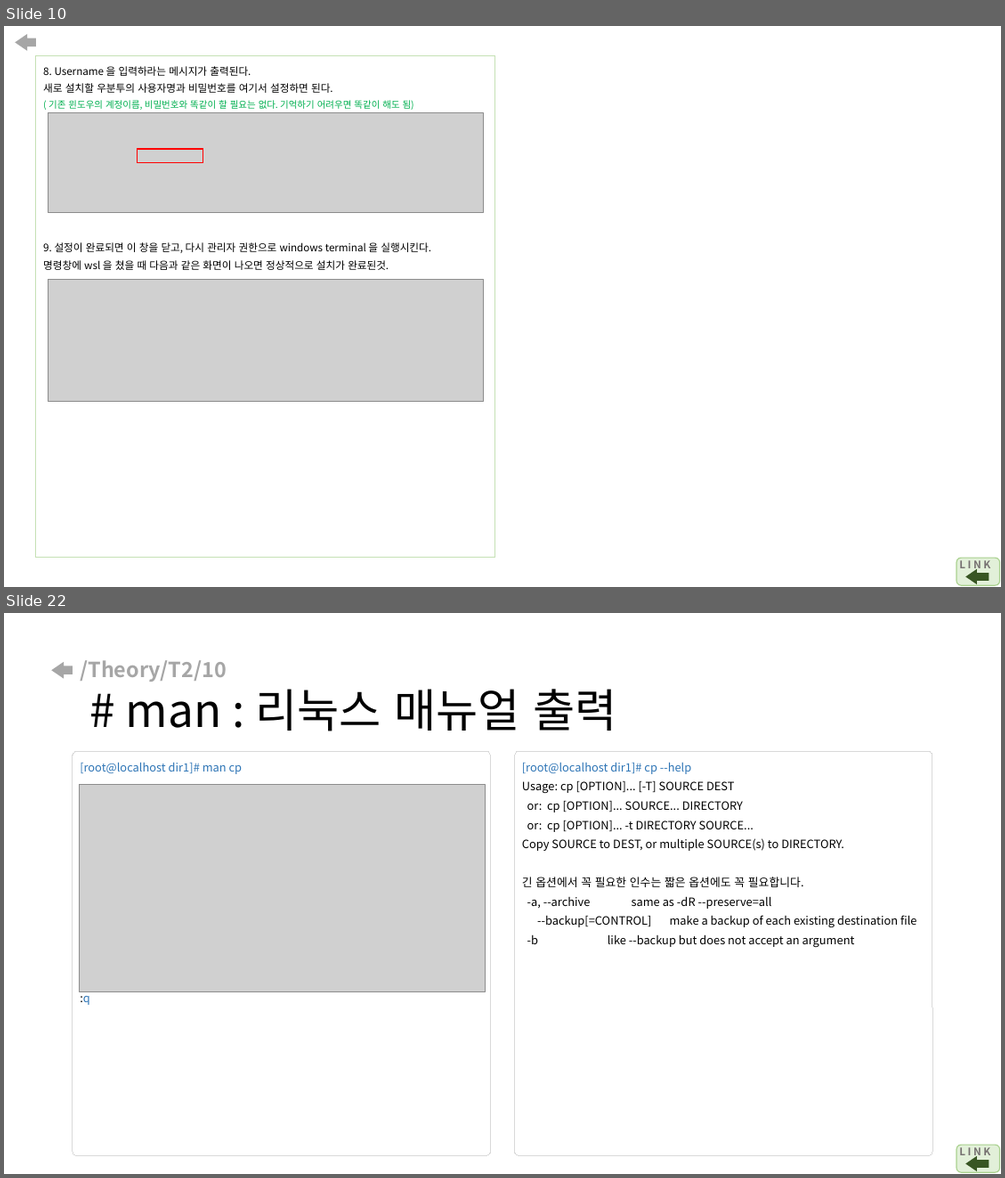
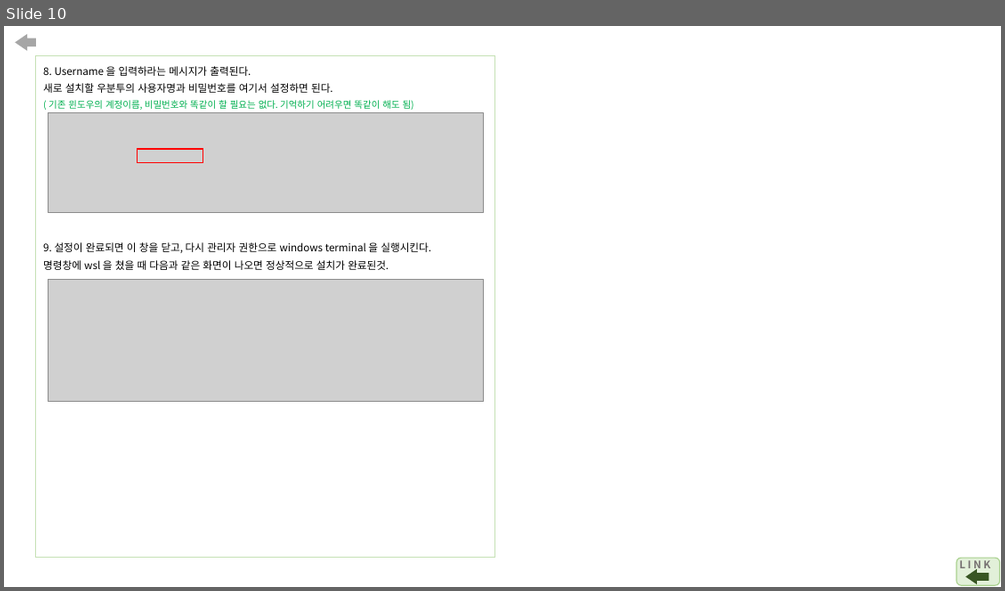
Before and after one commit to arizona95/CyberTraining, a slide deck: Lecture/student_class_ppt_21_2/국방사이버보안 과제.pptx. Shown one above the other, each under a label of ours: slides 10 and 22 before the commit, slide 10 after it; the slides between them are not shown. The pictures are 1005x1178 and 1005x591 pixels, drawn with LibreOffice and Linux fonts; fonts in the diff are those of the drawing; grey boxes stand for pictures. Boxes give left, top, right and bottom in pixels: in the first picture for what was removed or moved away, otherwise in the second. Text is boxed around its words. In the diff, an @@ line names an element or a change of style, - is before the commit and + after.

```diff
--- a/Lecture/student_class_ppt_21_2/국방사이버보안 과제.pptx
+++ b/Lecture/student_class_ppt_21_2/국방사이버보안 과제.pptx
@@ slide 22 removed at (4, 613, 1001, 1174), background #FFFFFF @@
@@ right arrow removed at (51, 662, 72, 679) @@
@@ title removed at (80, 660, 616, 731) @@
-/Theory/T2/10
-# man : 리눅스 매뉴얼 출력
@@ rounded rectangle removed at (73, 751, 491, 1155) @@
@@ text removed at (80, 762, 242, 1005) @@
-[root@localhost dir1]# man cp
-:q
@@ rounded rectangle removed at (515, 751, 933, 1155) @@
@@ text removed at (522, 762, 916, 947) @@
-[root@localhost dir1]# cp --help
-Usage: cp [OPTION]... [-T] SOURCE DEST
-or: cp [OPTION]... SOURCE... DIRECTORY
-or: cp [OPTION]... -t DIRECTORY SOURCE...
-Copy SOURCE to DEST, or multiple SOURCE(s) to DIRECTORY.
-긴 옵션에서 꼭 필요한 인수는 짧은 옵션에도 꼭 필요합니다.
--a, --archive same as -dR --preserve=all
---backup[=CONTROL] make a backup of each existing destination file
--b like --backup but does not accept an argument
@@ picture removed at (80, 785, 485, 992) @@
@@ rounded rectangle removed at (956, 1144, 1000, 1172) @@
@@ text removed at (959, 1144, 990, 1159) @@
-L I N K
@@ right arrow removed at (966, 1156, 989, 1171) @@
```
Also in this commit, not shown: 2 slides changed, 7 slides added, 21 other slides removed.
